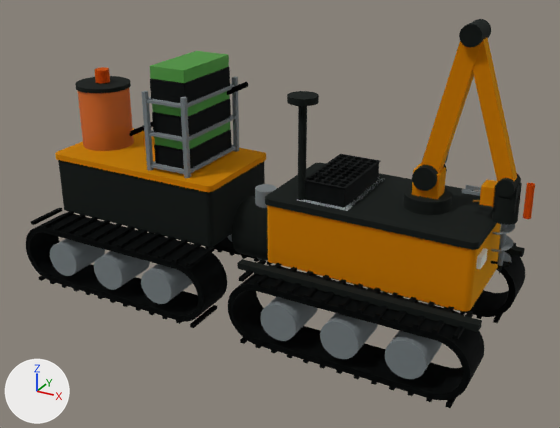
Renders of the glTF model cad/out/pahadi.glb from each side of a commit.
The view is the same before and after, from a camera (50 mm lens) standing at (1531.0, -4134.0, 2453.0) and looking at (-690.0, -97.0, 434.0). Lighting does not change. The marker at lower left points along +X, +Y and +Z. The first picture is the older version. Where no turn or scale is listed for an object, it has been applied to the vertices.

Names of what the first picture shows: 'active_tray_8', 'beam_1', 'beam_1.001', 'chassis_0', 'chassis_0.001', 'hopper_5', 'magazine_4', 'top_plate_1', 'top_plate_1.001', 'track_frames_6', 'track_right_3', 'track_right_5' and 36 more.
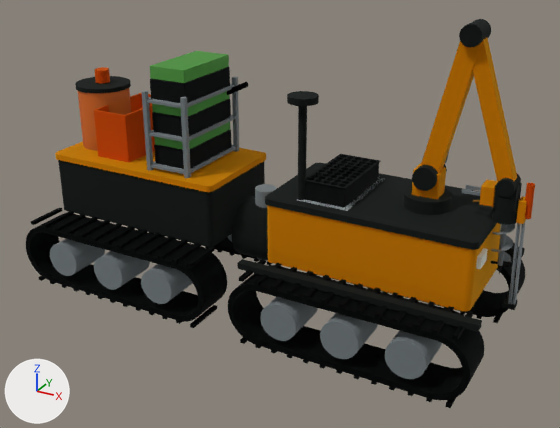
What changed in the scene script:
```text
Add me_carriage_1:
    me_carriage_1.from_pydata(...)  # 16 vertices, 28 faces; spans x 41.6..113.3, y -40.0..40.0, z -63.5..67.3
    me_carriage_1.materials.append(mat_mat_0)  # yellow #e2a514
Add me_rail_end_6:
    me_rail_end_6.from_pydata([(60.1, -35.0, -723.9), (130.1, -35.0, -722.5), (60.1, 35.0, -723.9), (130.1, 35.0, -722.5), (60.7, -35.0, -753.9), (130.7, -35.0, -752.4), (60.7, 35.0, -753.9), (130.7, 35.0, -752.4)], [], [(1, 2, 0), (1, 3, 2), (5, 4, 6), (5, 6, 7), (5, 0, 4), (5, 1, 0), (7, 6, 2), (7, 2, 3), (6, 0, 2), (6, 4, 0), (7, 3, 1), (7, 1, 5)])
    me_rail_end_6.materials.append(mat_mat_1)  # dark grey #303633
Add me_feed_rail_5:
    me_feed_rail_5.from_pydata(...)  # 16 vertices, 32 faces; spans x 77.0..125.0, y -23.0..23.0, z -738.0..-138.0
    me_feed_rail_5.materials.append(mat_mat_6)  # grey #9ea6a8
Add me_amendment_bin_9:
    me_amendment_bin_9.from_pydata(...)  # 104 vertices, 204 faces; spans x -1200.0..-920.0, y -260.0..260.0, z 400.0..730.0
    me_amendment_bin_9.materials.append(mat_mat_9)  # orange #e06b1c
Add ob_carriage_1:
    ob_carriage_1 = bpy.data.objects.new('carriage_1', me_carriage_1)
    ob_carriage_1.location = (707.0, 0.0, 733.0)
Add ob_rail_end_6:
    ob_rail_end_6 = bpy.data.objects.new('rail_end_6', me_rail_end_6)
    ob_rail_end_6.location = (704.0, 0.0, 873.0)
Add ob_feed_rail_5:
    ob_feed_rail_5 = bpy.data.objects.new('feed_rail_5', me_feed_rail_5)
    ob_feed_rail_5.location = (704.0, 0.0, 873.0)
Add ob_amendment_bin_9:
    ob_amendment_bin_9 = bpy.data.objects.new('amendment_bin_9', me_amendment_bin_9)
    ob_amendment_bin_9.location = (-850.0, 0.0, 250.0)
```

Pixel boxes (x1, y1, x2, y2) of what changed, in the pictures (560 x 428 px):
'amendment_bin_9', added (orange)
    after: (94, 93, 155, 162)
'feed_rail_5', added
    after: (508, 222, 525, 305)
'carriage_1', added
    after: (516, 196, 527, 224)
'rail_end_6', added
    after: (502, 298, 518, 310)
